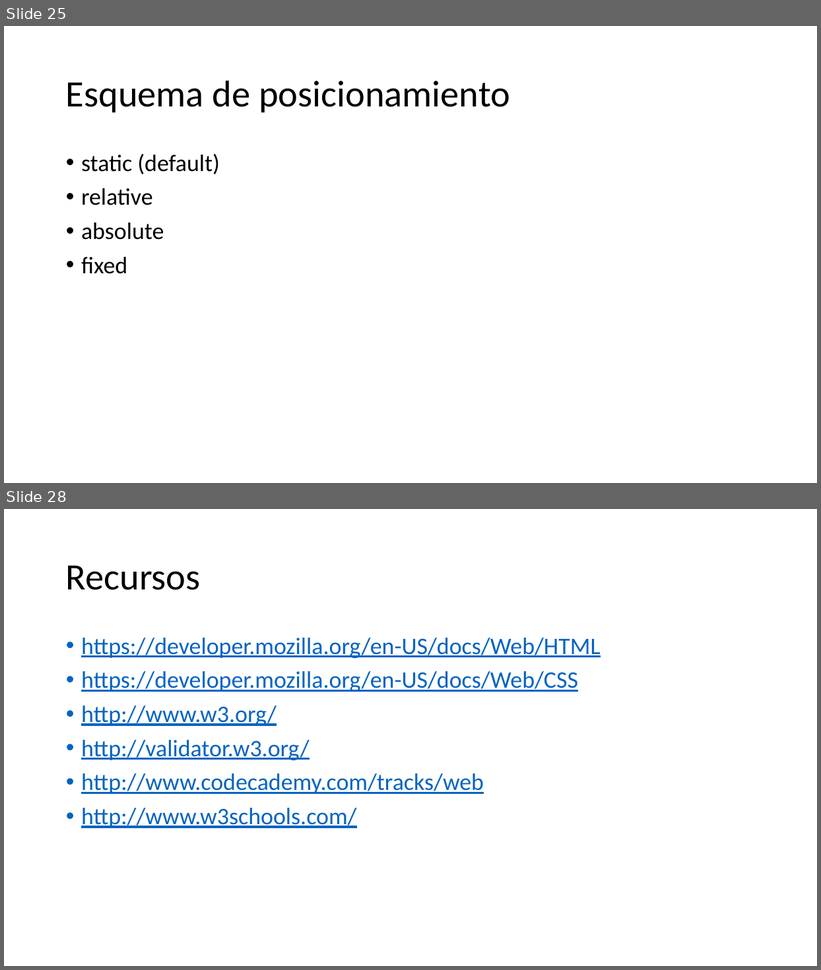
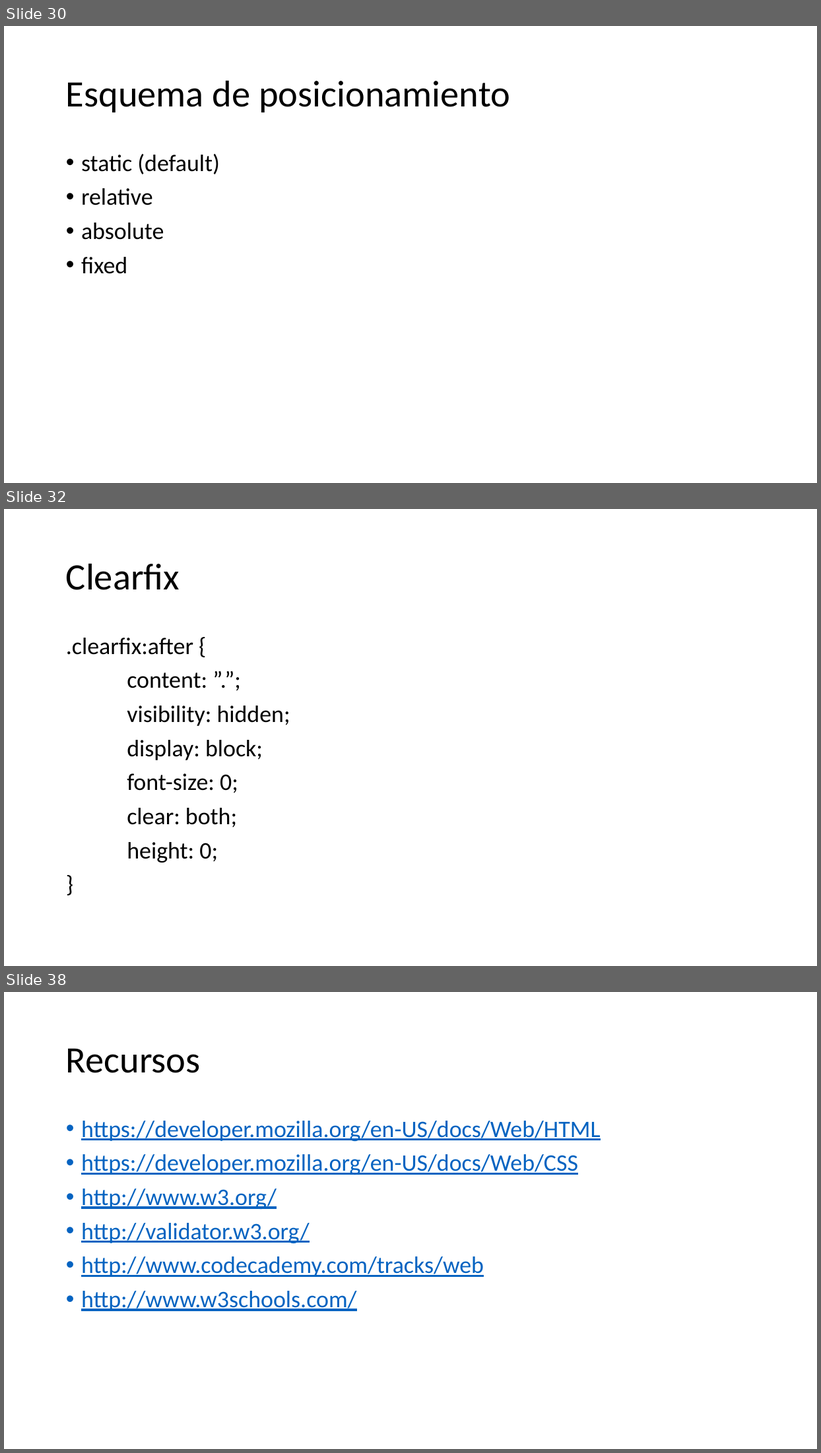
Before and after one commit to Nuevas-Tecnologias-FIUBA/Clase-HTML-CSS, a slide deck: Slides/Clase.pptx. Shown one above the other, each under a label of ours: slides 25 and 28 before the commit, slides 30, 32 and 38 after it; the slides between them are not shown. The pictures are 821x970 and 821x1453 pixels, drawn with LibreOffice and Linux fonts; fonts in the diff are those of the drawing. Boxes give left, top, right and bottom in pixels: in the first picture for what was removed or moved away, otherwise in the second. Text is boxed around its words. In the diff, an @@ line names an element or a change of style, - is before the commit and + after.

```diff
--- a/Slides/Clase.pptx
+++ b/Slides/Clase.pptx
@@ slide 32 added at [4, 509, 817, 966], background #FFFFFF @@
@@ title added at [66, 563, 180, 590], 44 pt, text #000000 @@
+Clearfix
@@ text added at [66, 638, 290, 863], 28 pt, text #000000 @@
+.clearfix:after {
+content: ”.”;
+visibility: hidden;
+display: block;
+font-size: 0;
+clear: both;
+height: 0;
+}
@@ what was slide 25 is now slide 30 @@
@@ what was slide 28 is now slide 38 @@
```
Also in this commit, not shown: 8 slides changed, 10 other slides added, 2 slides removed.
